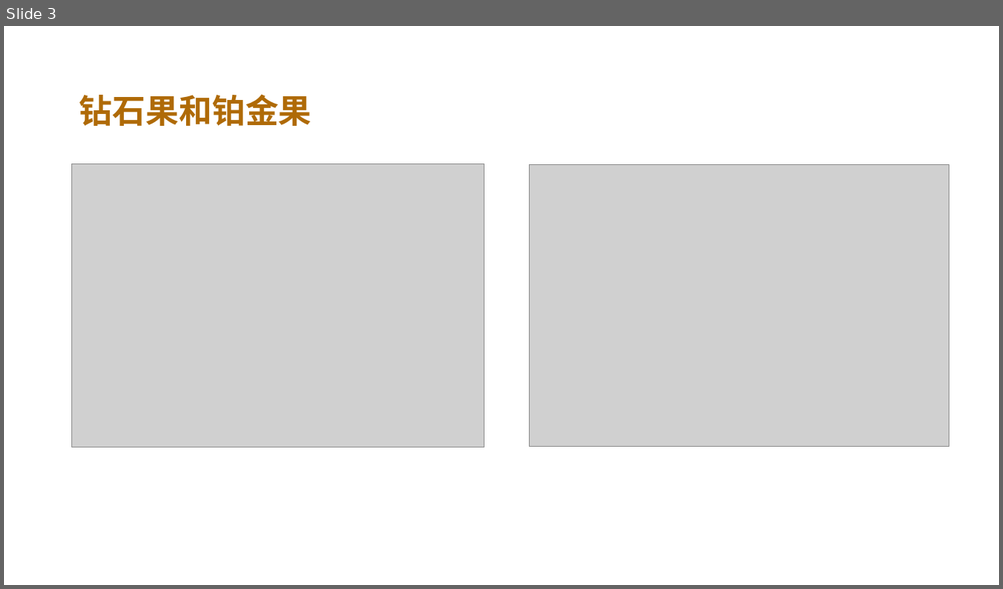
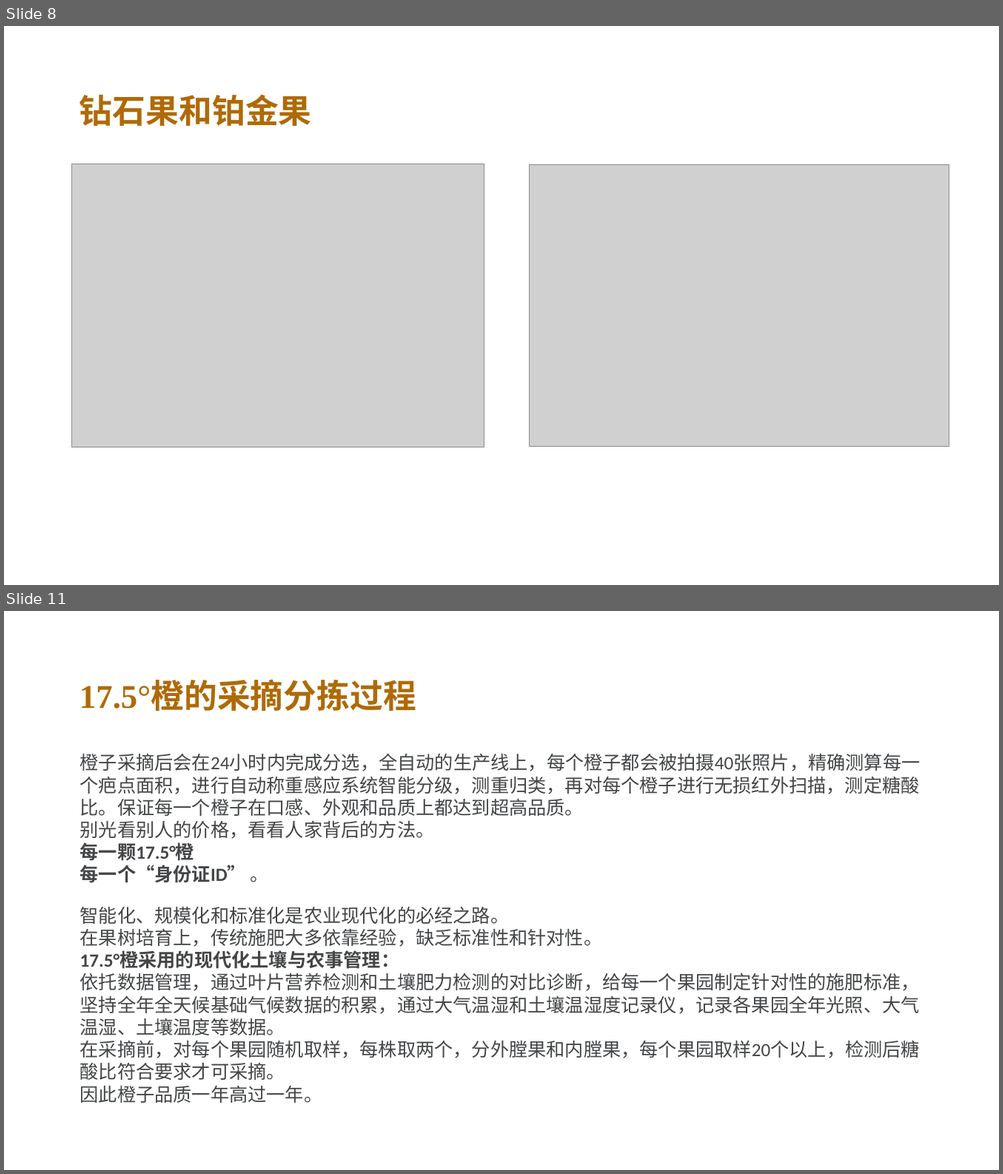
Before and after one commit to FredJiangFei/freetalk, a slide deck: 17.5/橙子.pptx. Shown one above the other, each under a label of ours: slide 3 before the commit, slides 8 and 11 after it; the slides between them are not shown. The pictures are 1003x589 and 1003x1174 pixels, drawn with LibreOffice and Linux fonts; fonts in the diff are those of the drawing; grey boxes stand for pictures; background and template pictures are left out. Boxes give left, top, right and bottom in pixels: in the first picture for what was removed or moved away, otherwise in the second. Text is boxed around its words. In the diff, an @@ line names an element or a change of style, - is before the commit and + after.

```diff
--- a/17.5/橙子.pptx
+++ b/17.5/橙子.pptx
@@ slide 11 added at [4, 611, 999, 1170], background picture (left out); not listed: 1 template element that a slide beside it also shows @@
@@ text added at [79, 682, 416, 711], 32 pt, text #AF6A07, bold @@
+17.5°橙的采摘分拣过程
@@ text added at [80, 753, 920, 883], 18 pt, text #434547 @@
+橙子采摘后会在24小时内完成分选，全自动的生产线上，每个橙子都会被拍摄40张照片，精确测算每一个疤点面积，进行自动称重感应系统智能分级，测重归类，再对每个橙子进行无损红外扫描，测定糖酸比。保证每一个橙子在口感、外观和品质上都达到超高品质。
+别光看别人的价格，看看人家背后的方法。
+每一颗17.5°橙
+每一个“身份证ID” 。
@@ text added at [80, 907, 919, 1103], 18 pt, text #434547 @@
+智能化、规模化和标准化是农业现代化的必经之路。
+在果树培育上，传统施肥大多依靠经验，缺乏标准性和针对性。
+17.5°橙采用的现代化土壤与农事管理：
+依托数据管理，通过叶片营养检测和土壤肥力检测的对比诊断，给每一个果园制定针对性的施肥标准，坚持全年全天候基础气候数据的积累，通过大气温湿和土壤温湿度记录仪，记录各果园全年光照、大气温湿、土壤温度等数据。
+在采摘前，对每个果园随机取样，每株取两个，分外膛果和内膛果，每个果园取样20个以上，检测后糖酸比符合要求才可采摘。
+因此橙子品质一年高过一年。
@@ what was slide 3 is now slide 8 @@
```
Also in this commit, not shown: 1 slide changed, 8 other slides added.
